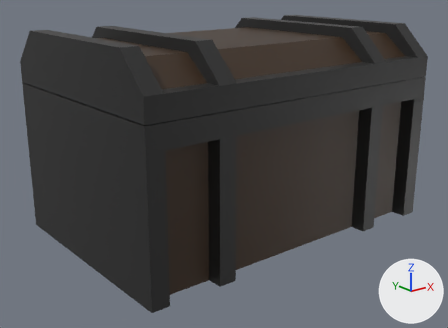
Two versions of the FBX model Gauntlet/Assets/Maya Assets/Loot_Chest.fbx, one commit apart.
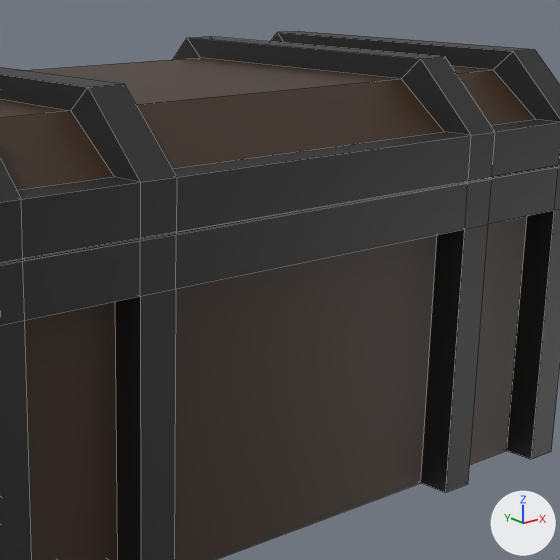
There are two pictures of each version: one whole from a 50 mm camera at (-0.1321, -0.2182, 0.1507) aimed at (0.0927, 0.0628, 0.0383), one close up on the part from 34% to 93% of the width and 0% to 80% of the height. Arrows for +X, +Y and +Z are at lower right; the lights stay in place. The close-ups show mesh edges as thin lines. Where no turn or scale is listed for an object, it has been applied to the vertices.
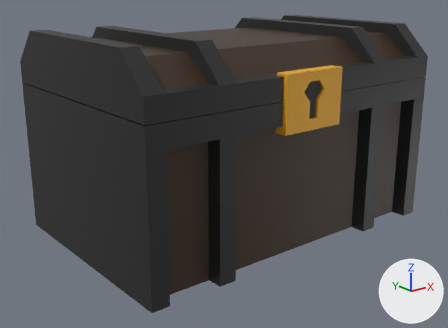
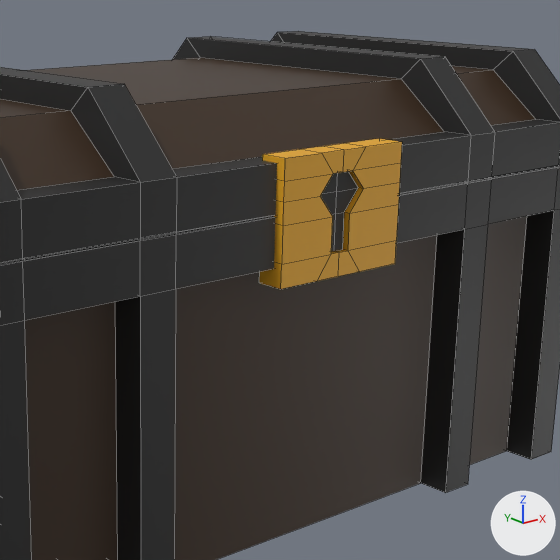
Commit message: Updated Chest Again

Pixel boxes (x1, y1, x2, y2) of what changed, in the close-ups (560 x 560 px):
'polySurface2', added (brown)
    after: (259, 138, 402, 289)

Patch to the scene script:
```diff
--- a/Gauntlet/Assets/Maya Assets/Loot_Chest.fbx.py
+++ b/Gauntlet/Assets/Maya Assets/Loot_Chest.fbx.py
@@ mat_chestlock_mat @@
+mat_chestlock_mat = principled_material('Chestlock_mat')
+mat_chestlock_mat.texture = img_chestuv_png  # with its transparency
@@ me_mesh_001 @@
+me_mesh_001.from_pydata(...)  # 70 vertices, 68 faces; spans x 0.08..0.12, y -0.0025..0.0049, z 0.0714..0.1021
+me_mesh_001.materials.append(mat_chestlock_mat)  # picture img_chestuv_png
@@ ob_polysurface2 @@
+ob_polysurface2 = bpy.data.objects.new('polySurface2', me_mesh_001)
+ob_polysurface2.location = (0.0, 0.0, 0.0)
```
